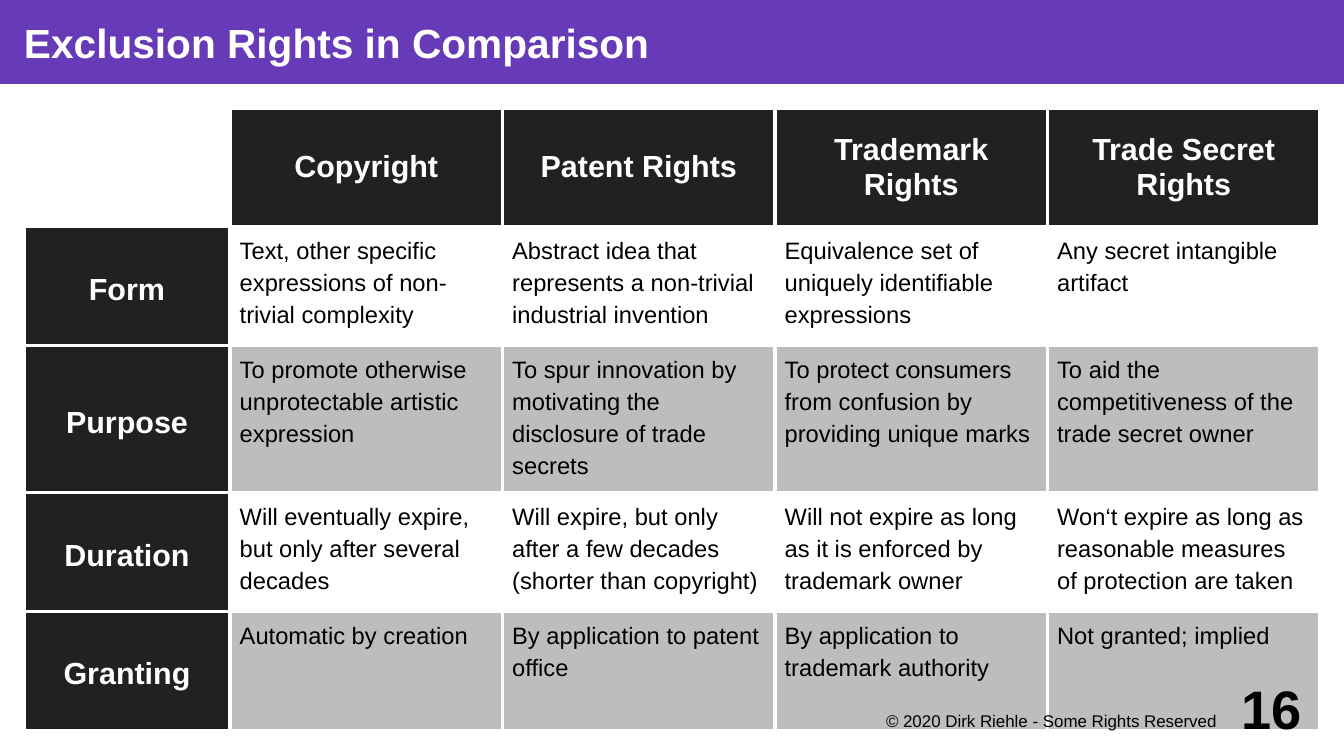
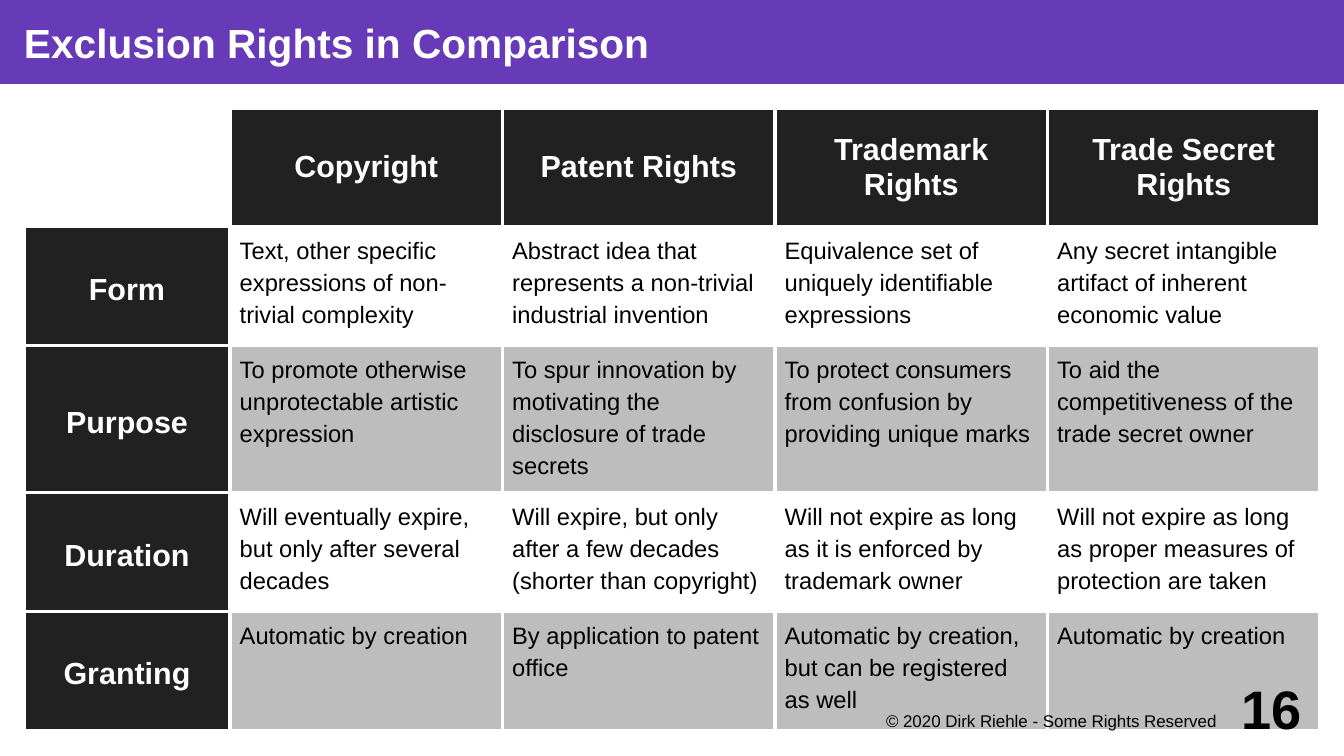
Before and after one commit to dirkriehle/coss-course, a slide deck: slide 16 of Lecture slides/COSS B02 - Software Products.odp. Drawn at 1344x756 pixels with LibreOffice and Linux fonts; fonts in the diff are those of the drawing. Boxes give left, top, right and bottom in pixels: in the first picture for what was removed or moved away, otherwise in the second. Text is boxed around its words. In the diff, an @@ line names an element or a change of style, - is before the commit and + after.

```diff
--- a/Lecture slides/COSS B02 - Software Products.odp
+++ b/Lecture slides/COSS B02 - Software Products.odp
@@ table at <box>24,109,1322,731</box> @@
-row 2, column 5: Any secret intangible artifact
+row 2, column 5: Any secret intangible artifact of inherent economic value
-row 4, column 5: Won‘t expire as long as reasonable measures of protection are taken
+row 4, column 5: Will not expire as long as proper measures of protection are taken
-row 5, column 4: By application to trademark authority
+row 5, column 4: Automatic by creation, but can be registered as well
-row 5, column 5: Not granted; implied
+row 5, column 5: Automatic by creation
```
Also in this commit, not shown: 12 other slides changed, 1 slide removed, 5 other files.
